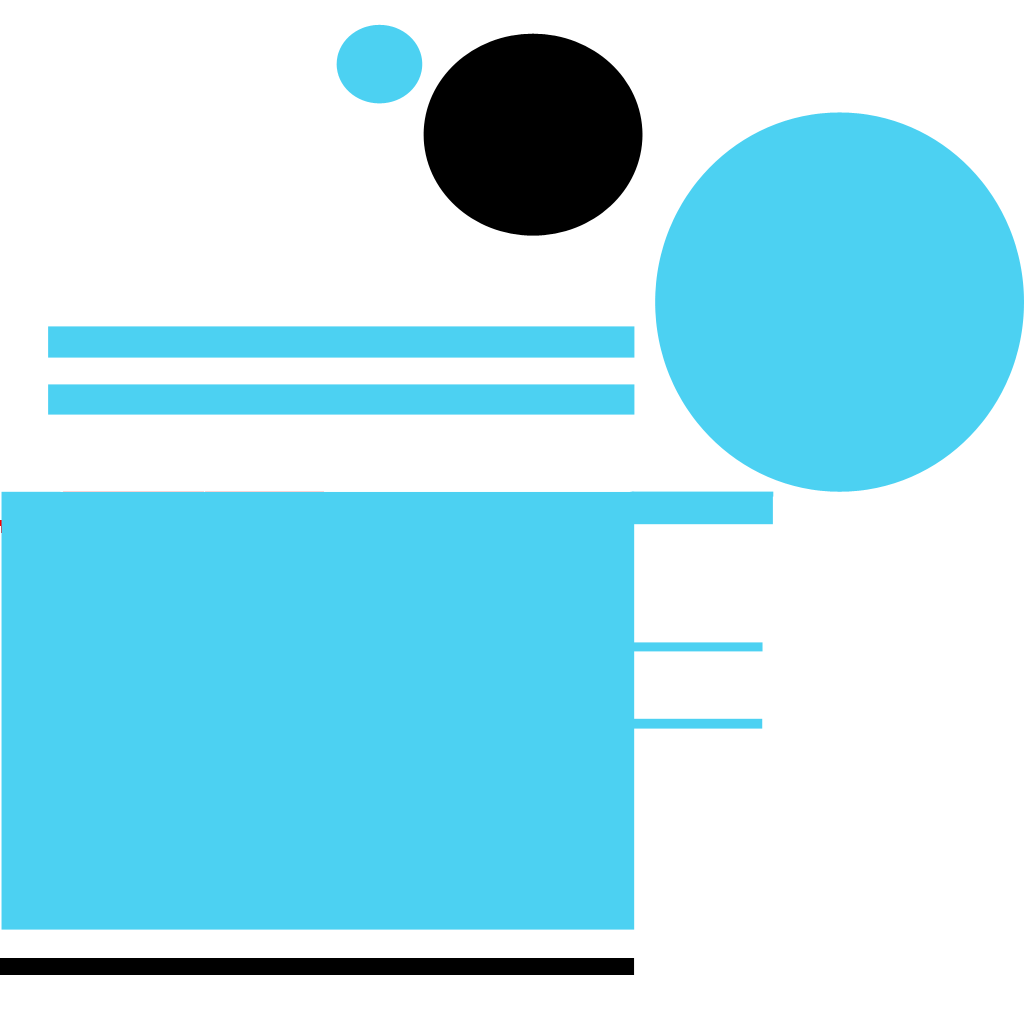
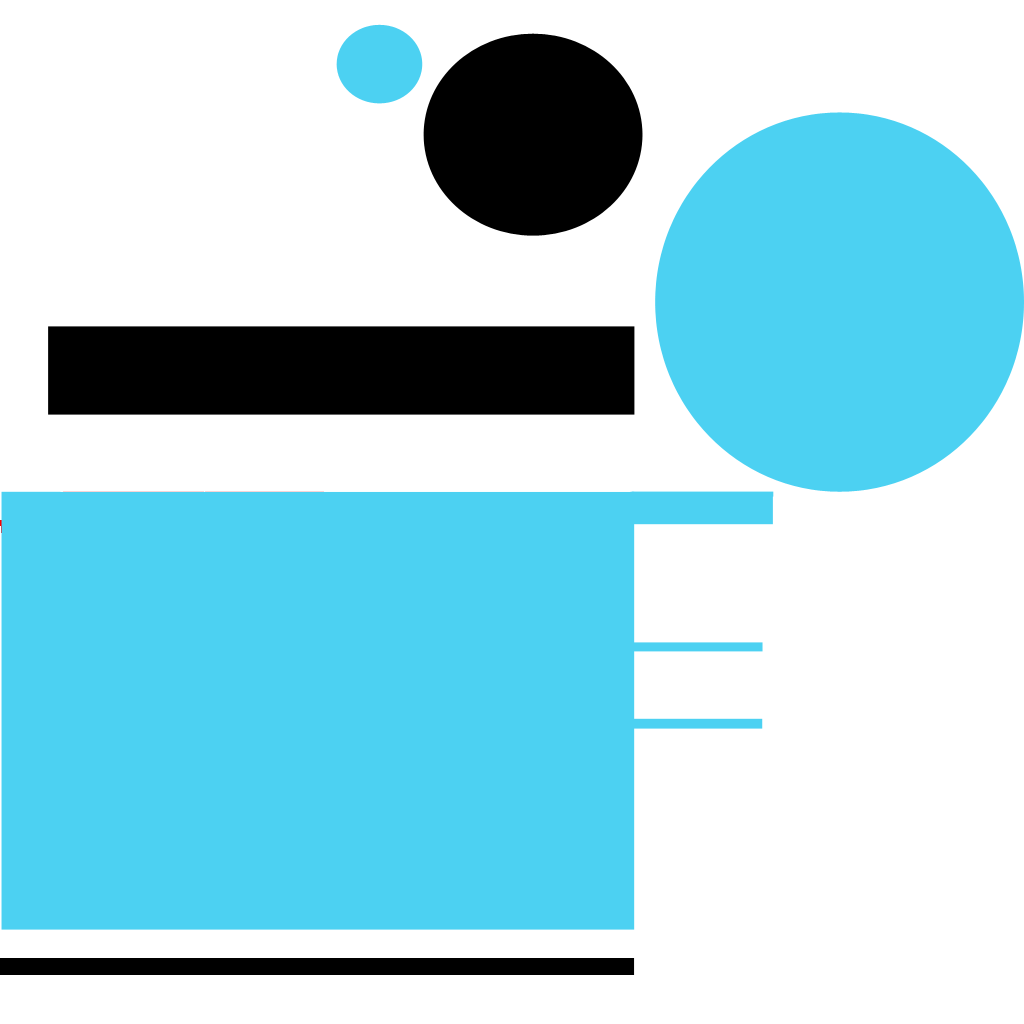
Layer changes from the first 1024x1024 image to the second:
removed layer "Shape 16" over box(48, 357, 635, 385)
painted on "Shape 13" over box(48, 326, 635, 415)
